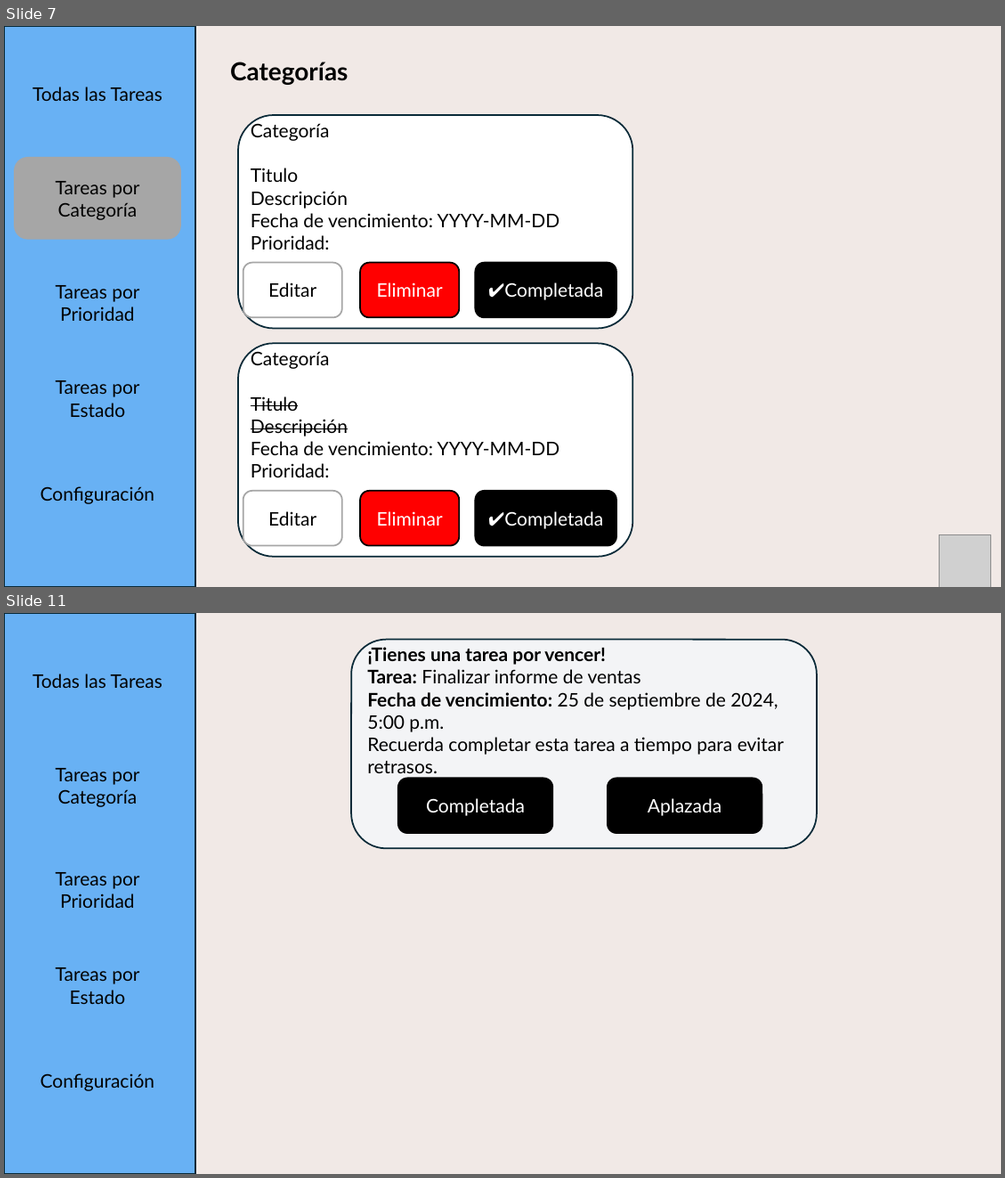
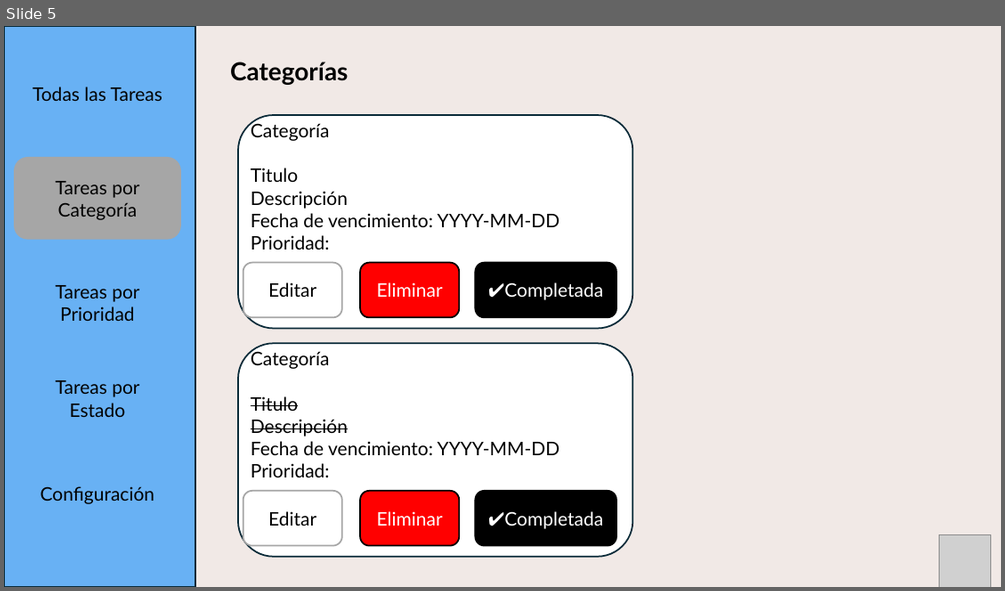
Before and after one commit to Craos6518/Proyecto_To_Do_list_TMS-2024-2, a slide deck: Documentación/Pantalla/Panrtallas.pptx. Shown one above the other, each under a label of ours: slides 7 and 11 before the commit, slide 5 after it; the slides between them are not shown. The pictures are 1005x1178 and 1005x591 pixels, drawn with LibreOffice and Linux fonts; fonts in the diff are those of the drawing; grey boxes stand for pictures. Boxes give left, top, right and bottom in pixels: in the first picture for what was removed or moved away, otherwise in the second. Text is boxed around its words. In the diff, an @@ line names an element or a change of style, - is before the commit and + after.

Commit message:
refactor: actualizar estilos de botones y márgenes, mejorar la visualización de tareas y categorías, se deja funcional el aplazar tareas y eliminar categorias

```diff
--- a/Documentación/Pantalla/Panrtallas.pptx
+++ b/Documentación/Pantalla/Panrtallas.pptx
@@ slide 11 removed at [4,613,1001,1174], background #F1E9E6 @@
@@ rounded rectangle removed at [351,639,816,848] @@
@@ text removed at [367,645,784,778] @@
-¡Tienes una tarea por vencer!
-Tarea: Finalizar informe de ventas
-Fecha de vencimiento: 25 de septiembre de 2024, 5:00 p.m.
-Recuerda completar esta tarea a tiempo para evitar retrasos.
@@ rounded rectangle removed at [398,779,553,833] @@
-Completada
@@ rounded rectangle removed at [607,779,762,833] @@
-Aplazada
@@ group removed at [4,613,195,1174]: 5 texts, 1 rectangle @@
-Todas las Tareas
-Tareas por Categoría
-Tareas por Prioridad
-Tareas por Estado
-Configuración
@@ what was slide 7 is now slide 5 @@
```
Also in this commit, not shown: 3 slides changed, 3 other slides removed, 6 other files.
